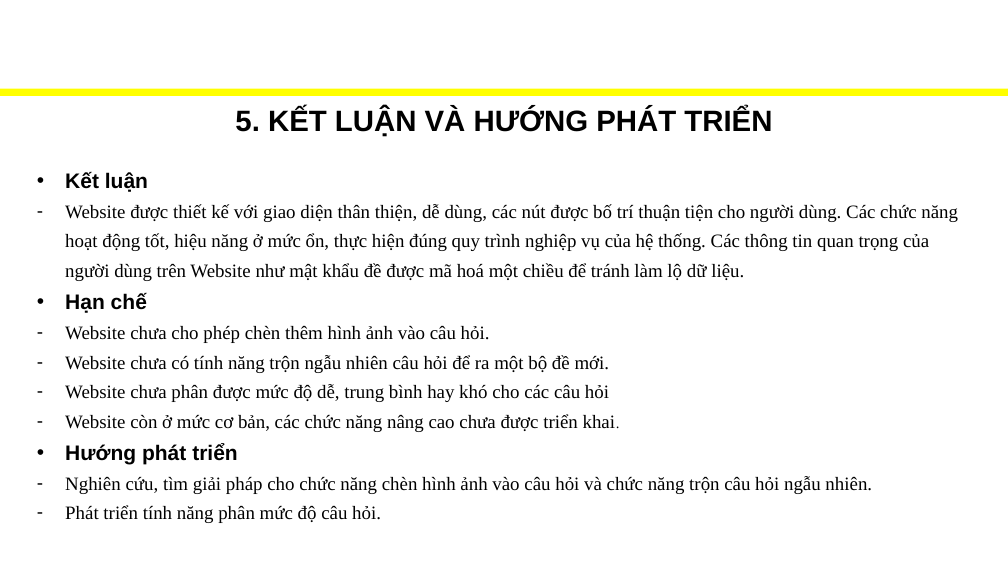
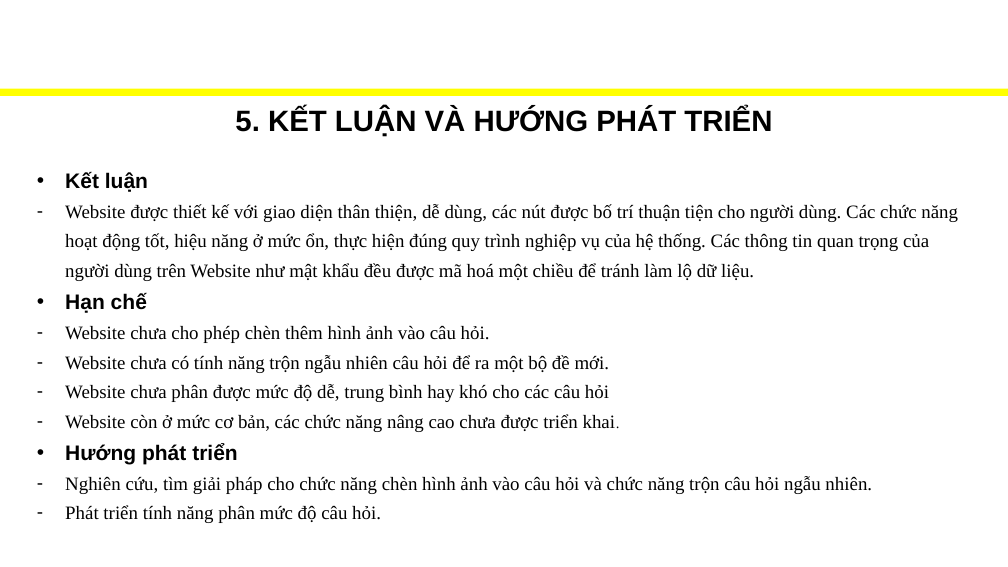
Before and after one commit to duycoem/DATN_UTC_2023, a slide deck: slide 13 of Slide_HaDuyAnh.pptx. Drawn at 1008x567 pixels with LibreOffice and Linux fonts; fonts in the diff are those of the drawing; background and template pictures are left out. Boxes give left, top, right and bottom in pixels: in the first picture for what was removed or moved away, otherwise in the second. Text is boxed around its words. In the diff, an @@ line names an element or a change of style, - is before the commit and + after.

```diff
--- a/Slide_HaDuyAnh.pptx
+++ b/Slide_HaDuyAnh.pptx
@@ text at bbox=[65, 204, 958, 281]: text changed @@
-– Website được thiết kế với giao diện thân thiện, dễ dùng, các nút được bố trí thuận tiện cho người dùng. Các chức năng hoạt động tốt, hiệu năng ở mức ổn, thực hiện đúng quy trình nghiệp vụ của hệ thống. Các thông tin quan trọng của người dùng trên Website như mật khẩu đề được mã hoá một chiều để tránh làm lộ dữ liệu.
+– Website được thiết kế với giao diện thân thiện, dễ dùng, các nút được bố trí thuận tiện cho người dùng. Các chức năng hoạt động tốt, hiệu năng ở mức ổn, thực hiện đúng quy trình nghiệp vụ của hệ thống. Các thông tin quan trọng của người dùng trên Website như mật khẩu đều được mã hoá một chiều để tránh làm lộ dữ liệu.
```
Also in this commit, not shown: 1 other slide changed, 4 other files.
